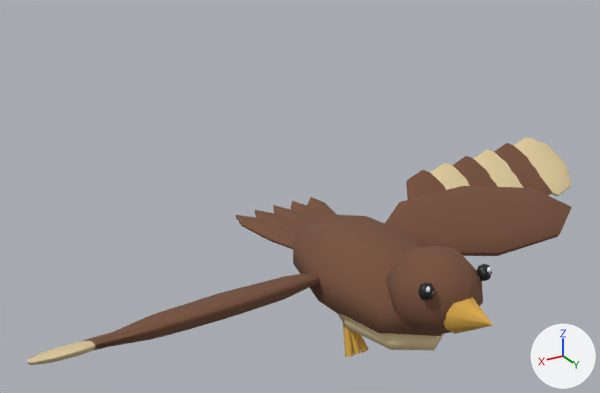
One commit to the glTF model public/models/hawk-low.glb: the scene before it, then after it.
Rendered twice from a 50 mm lens placed at (4.21, 5.71, 3.82), pointed at (0.59, -0.33, 0.8). Every picture has the same lights, and +X, +Y and +Z are marked at lower right. The first picture is the older version. Both versions are drawn at frame 2 of the action 'strike'; the numbers are the values there.

The older version as bpy lines, for what is in view:
```python
me_mesh_9 = bpy.data.meshes.new('Mesh_9')
me_mesh_9.from_pydata(...)  # 208 vertices, 384 faces; spans x -0.38..0.38, y -1.23..0.68, z -0.28..0.28
me_mesh_9.materials.append(mat_fur_base)  # brown #77503a
ob_body = bpy.data.objects.new('Body', me_mesh_9)
ob_body.parent = ob_visual
ob_body.location = (0.0, 0.0, 0.0)
ob_head = bpy.data.objects.new('Head', None)
ob_head.parent = ob_visual
ob_head.location = (0.0, 0.6, 0.17)
ob_head.rotation_euler = (0.21, 0.0, 0.0)  # degrees (12, 0, 0)
ob_visual = bpy.data.objects.new('Visual', None)
ob_visual.parent = ob_hawk
ob_visual.location = (0.0, 0.0, 0.0)
ob_wingl = bpy.data.objects.new('WingL', None)
ob_wingl.parent = ob_visual
ob_wingl.location = (-0.3, -0.02, 0.05)
ob_wingl.rotation_euler = (-0.52, 0.0, 0.0)  # degrees (-30, 0, 0)
ob_wingr = bpy.data.objects.new('WingR', None)
ob_wingr.parent = ob_visual
ob_wingr.location = (0.3, -0.02, 0.05)
ob_wingr.rotation_euler = (0.52, 0.0, 0.0)  # degrees (30, 0, 0)
# also in view: 'Feather-1_1' at (-2.15, -0.52, 0.33); 'Skull' at (0.0, 0.93, 0.26); 'WingBone-1' at (-1.56, -0.33, 0.23); 'Breast' at (0.0, 0.28, -0.25); 'Beak' at (0.0, 1.44, 0.21)
```
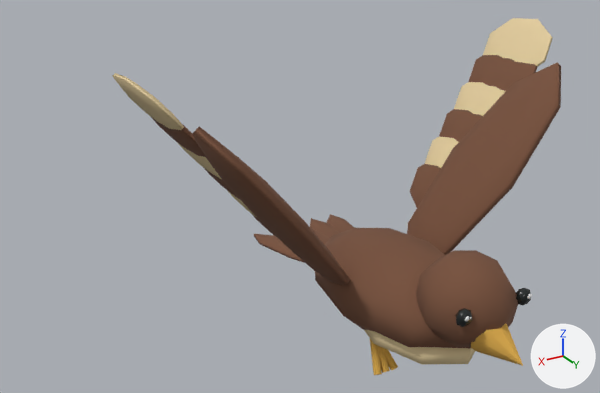
ob_visual is not drawn itself; it is the parent of ob_breast, ob_head, ob_wingl, ob_wingr, ob_body, ob_talon_1_0.
ob_head is not drawn itself; it is the parent of ob_skull, ob_beak, ob_eye_1, ob_glint_1.
ob_wingl is not drawn itself; it is the parent of ob_wingbone_1, ob_feather_1_1.
ob_wingr is not drawn itself; it is the parent of ob_wingbone1, ob_feather1_1.

Pixel boxes [x1, y1, x2, y2] of what changed, in the pictures (600 x 393 px):
'WingBone-1', moved, turned: before [385, 143, 572, 256]; after [407, 55, 561, 255]
'Body', moved: before [236, 197, 442, 336]; after [254, 214, 471, 348]
'WingBone1', moved, turned: before [83, 273, 319, 350]; after [150, 116, 350, 286]
'Skull', moved, turned: before [387, 246, 483, 335]; after [416, 250, 518, 347]
'Feather-1_1', moved, turned: before [430, 137, 571, 196]; after [425, 18, 552, 168]
'Breast', moved: before [337, 313, 445, 350]; after [364, 329, 475, 365]
'Feather1_1', moved, turned: before [27, 341, 95, 365]; after [113, 73, 256, 217]
'Beak', moved, turned: before [443, 297, 493, 334]; after [471, 323, 523, 366]
'Talon-1_0', moved: before [343, 323, 368, 357]; after [370, 339, 398, 375]
'Eye-1', moved, turned: before [418, 264, 492, 300]; after [456, 288, 531, 327]
'Glint-1', moved, turned: before [426, 267, 491, 292]; after [465, 294, 532, 321]

Diff of the bpy script that builds the scene:
```diff
--- a/public/models/hawk-low.glb.py
+++ b/public/models/hawk-low.glb.py
@@ ob_visual @@
 ob_visual = bpy.data.objects.new('Visual', None)
-ob_visual.parent = ob_hawk
+ob_visual.parent = ob_combatmotion
 ob_visual.location = (0.0, 0.0, 0.0)
@@ ob_head @@
 ob_head.location = (0.0, 0.6, 0.17)
-ob_head.rotation_euler = (0.21, 0.0, 0.0)  # degrees (12, 0, 0)
+ob_head.rotation_euler = (-0.246, 0.0, 0.0)  # degrees (-14, 0, 0)
@@ ob_wingl @@
 ob_wingl.location = (-0.3, -0.02, 0.05)
-ob_wingl.rotation_euler = (-0.52, 0.0, 0.0)  # degrees (-30, 0, 0)
+ob_wingl.rotation_euler = (0.0, 0.886, 0.0)  # degrees (0, 51, 0)
@@ ob_wingr @@
 ob_wingr.location = (0.3, -0.02, 0.05)
-ob_wingr.rotation_euler = (0.52, 0.0, 0.0)  # degrees (30, 0, 0)
+ob_wingr.rotation_euler = (0.0, -0.886, 0.0)  # degrees (0, -51, 0)
@@ ob_combatmotion @@
+ob_combatmotion = bpy.data.objects.new('CombatMotion', None)
+ob_combatmotion.parent = ob_hawk
+ob_combatmotion.location = (0.0, 0.267, 0.0345)
+ob_combatmotion.rotation_euler = (0.059, -0.0000376, 0.000952)  # degrees (3.4, 0, 0.1)
```
